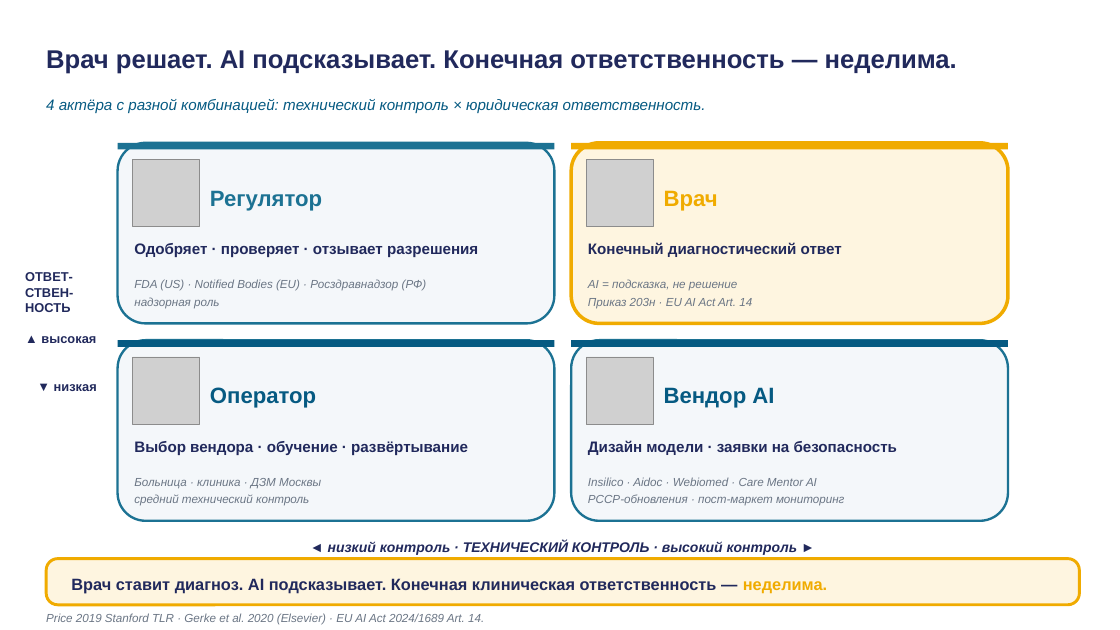
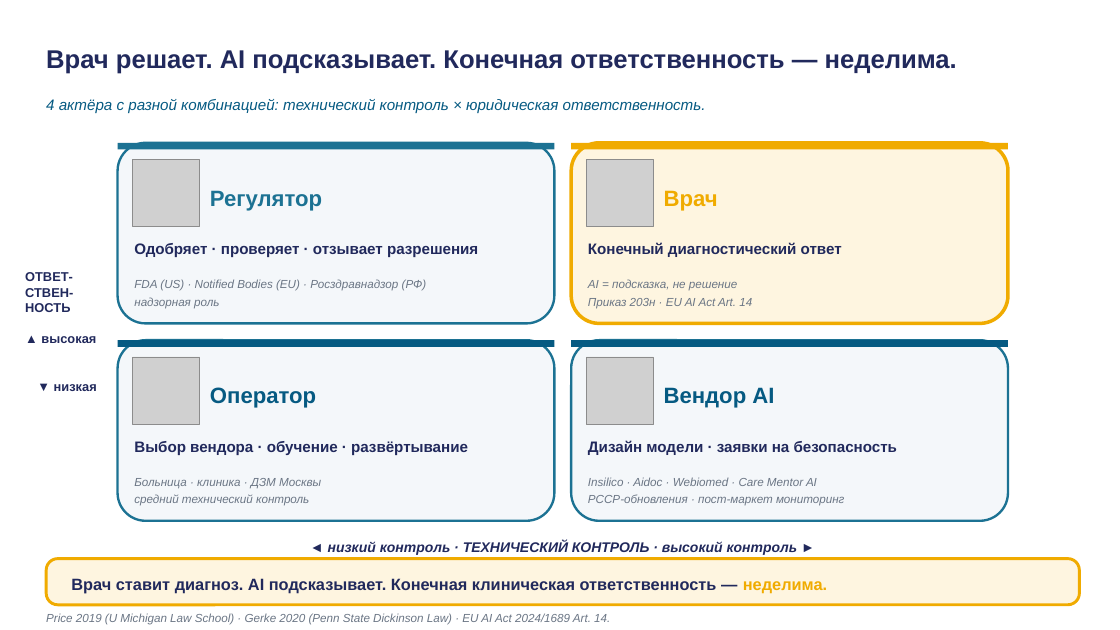
Before and after one commit to tellina-study/AI-usage-lessons, a slide deck: slide 29 of library/lectures/lec-04/rendered/lec-04.pptx. Drawn at 1120x630 pixels with LibreOffice and Linux fonts; fonts in the diff are those of the drawing; grey boxes stand for pictures. Boxes give left, top, right and bottom in pixels: in the first picture for what was removed or moved away, otherwise in the second. Text is boxed around its words. In the diff, an @@ line names an element or a change of style, - is before the commit and + after.

```diff
--- a/library/lectures/lec-04/rendered/lec-04.pptx
+++ b/library/lectures/lec-04/rendered/lec-04.pptx
@@ text at (46,613,610,625): text changed @@
-Price 2019 Stanford TLR · Gerke et al. 2020 (Elsevier) · EU AI Act 2024/1689 Art. 14.
+Price 2019 (U Michigan Law School) · Gerke 2020 (Penn State Dickinson Law) · EU AI Act 2024/1689 Art. 14.
```
Also in this commit, not shown: 6 other slides changed, 19 other files.
